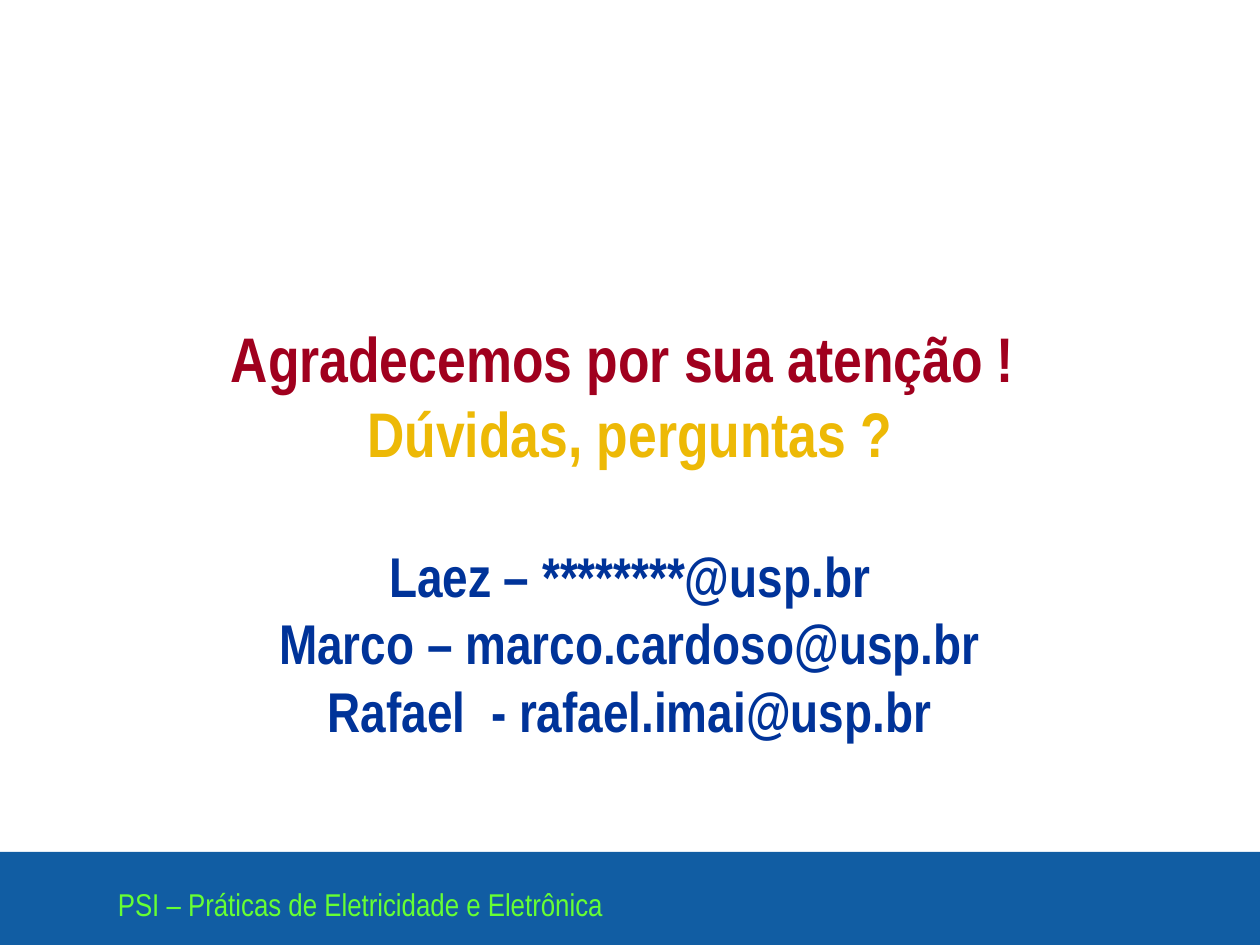
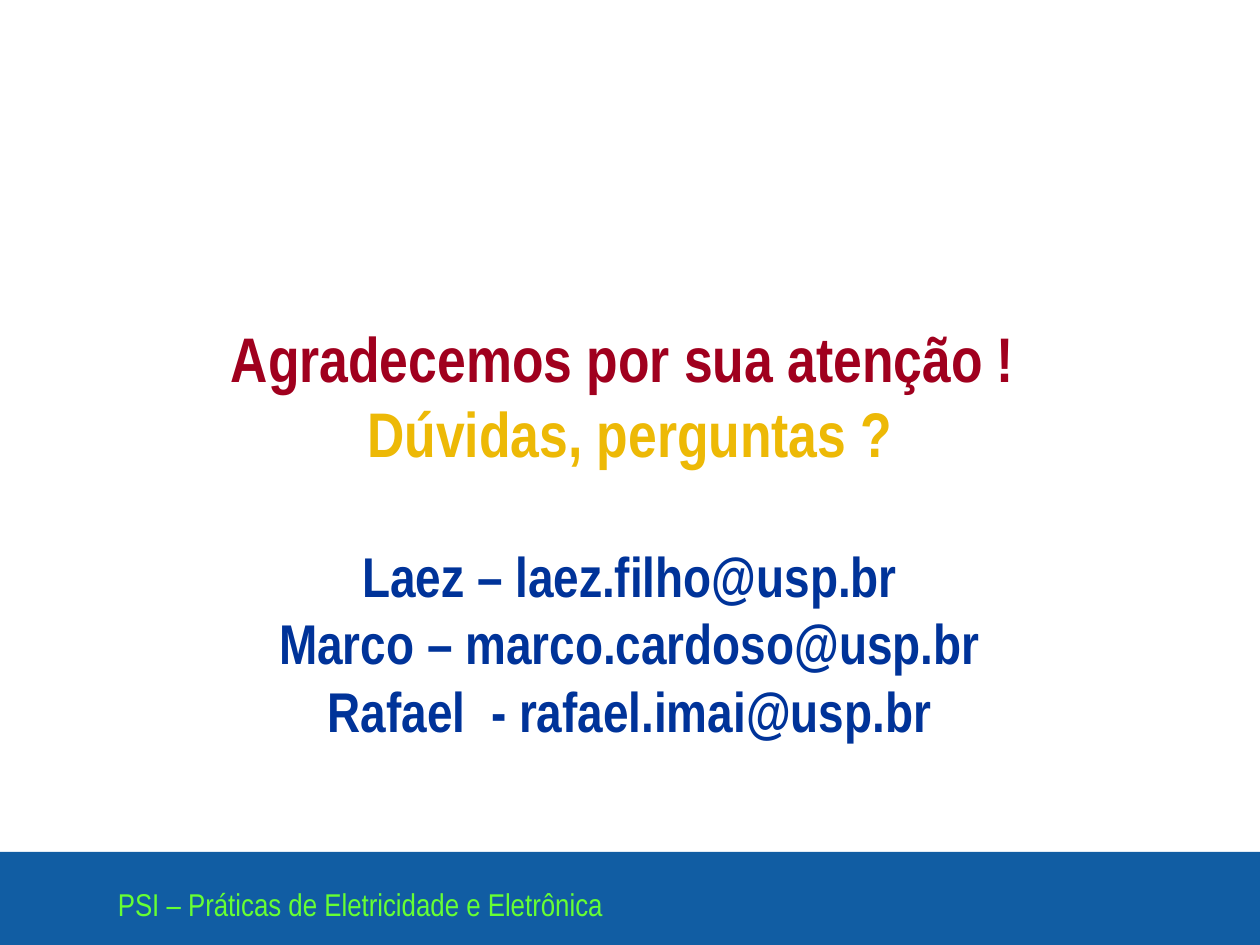
Before and after one commit to rafaelimai/Circuito-RLM, a slide deck: slide 8 of Apresentações de Slide e Documentação/Apresentação 1 - 97-2003.ppt. Drawn at 1260x945 pixels with LibreOffice and Linux fonts; fonts in the diff are those of the drawing; background and template pictures are left out. Boxes give left, top, right and bottom in pixels: in the first picture for what was removed or moved away, otherwise in the second. Text is boxed around its words. In the diff, an @@ line names an element or a change of style, - is before the commit and + after.

```diff
--- a/Apresentações de Slide e Documentação/Apresentação 1 - 97-2003.ppt
+++ b/Apresentações de Slide e Documentação/Apresentação 1 - 97-2003.ppt
@@ text at bbox=[362, 556, 896, 607]: text changed @@
-Laez – ********@usp.br
+Laez – laez.filho@usp.br
```
Also in this commit, not shown: 1 other slide changed.
